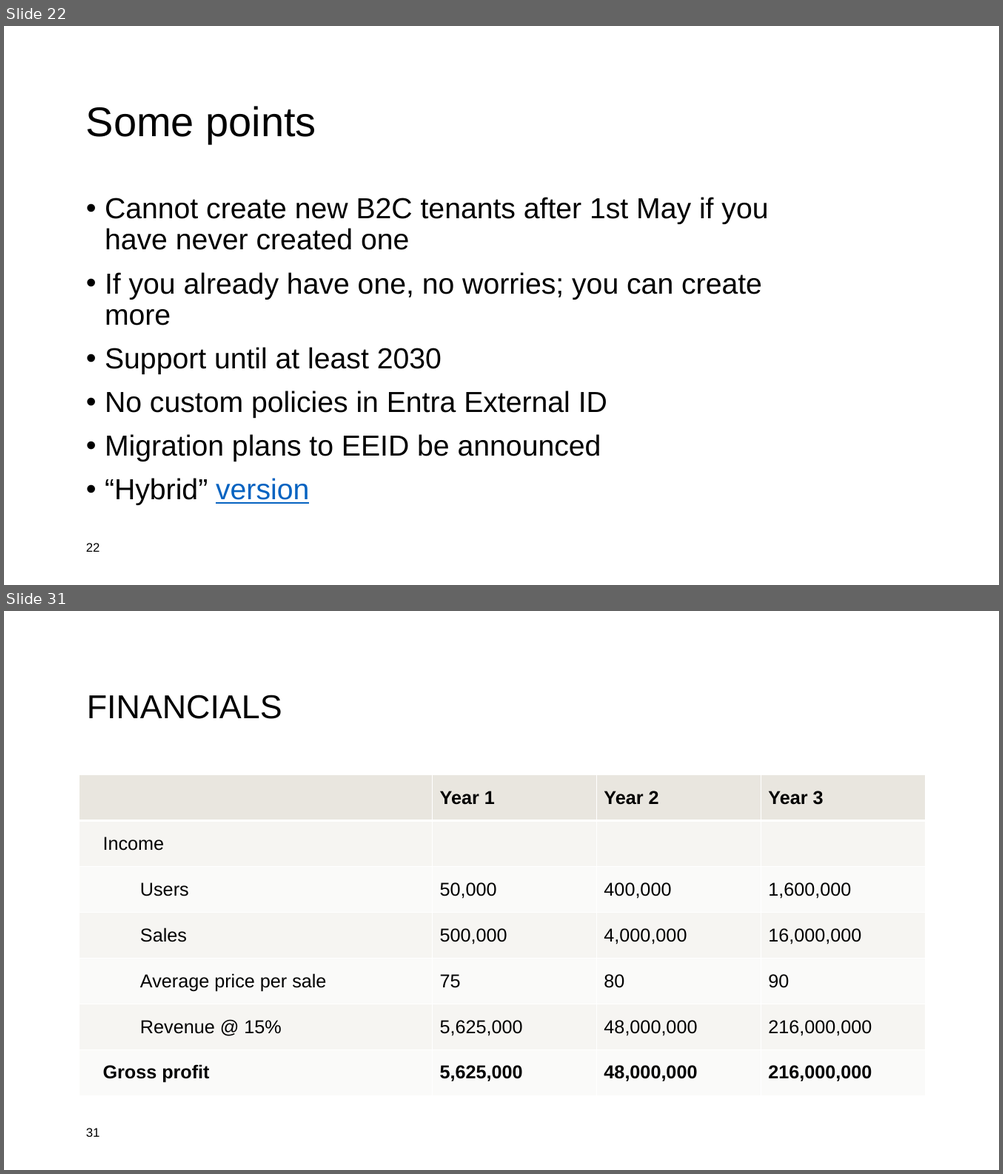
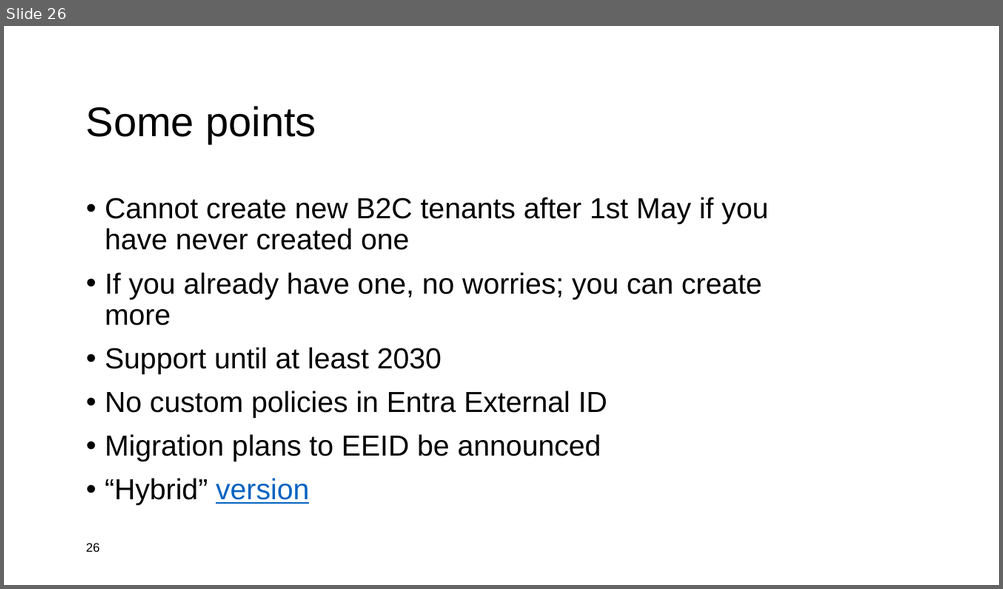
Before and after one commit to rbrayb/Presentations, a slide deck: A-lap-around-EEID/A-lap-around-EEID.pptx. Shown one above the other, each under a label of ours: slides 22 and 31 before the commit, slide 26 after it; the slides between them are not shown. The pictures are 1003x1174 and 1003x589 pixels, drawn with LibreOffice and Linux fonts; fonts in the diff are those of the drawing; background and template pictures are left out. Boxes give left, top, right and bottom in pixels: in the first picture for what was removed or moved away, otherwise in the second. Text is boxed around its words. In the diff, an @@ line names an element or a change of style, - is before the commit and + after.

```diff
--- a/A-lap-around-EEID/A-lap-around-EEID.pptx
+++ b/A-lap-around-EEID/A-lap-around-EEID.pptx
@@ slide 31 removed at (x1=4, y1=611, x2=999, y2=1170), background #FFFFFF @@
@@ title removed at (x1=87, y1=695, x2=282, y2=719) @@
-FINANCIALS
@@ table removed at (x1=79, y1=775, x2=925, y2=1096), 7 rows, 4 columns @@
- | Year 1 | Year 2 | Year 3
-Income |  |  | 
-Users | 50,000 | 400,000 | 1,600,000
-Sales | 500,000 | 4,000,000 | 16,000,000
-Average price per sale | 75 | 80 | 90
-Revenue @ 15% | 5,625,000 | 48,000,000 | 216,000,000
-Gross profit | 5,625,000 | 48,000,000 | 216,000,000
@@ page number removed at (x1=86, y1=1128, x2=100, y2=1137) @@
-31
@@ what was slide 22 is now slide 26 @@
@@ page number at (x1=86, y1=543, x2=100, y2=552): text changed @@
-22
+26
```
Also in this commit, not shown: 4 slides changed, 5 slides added, 12 other slides removed.
